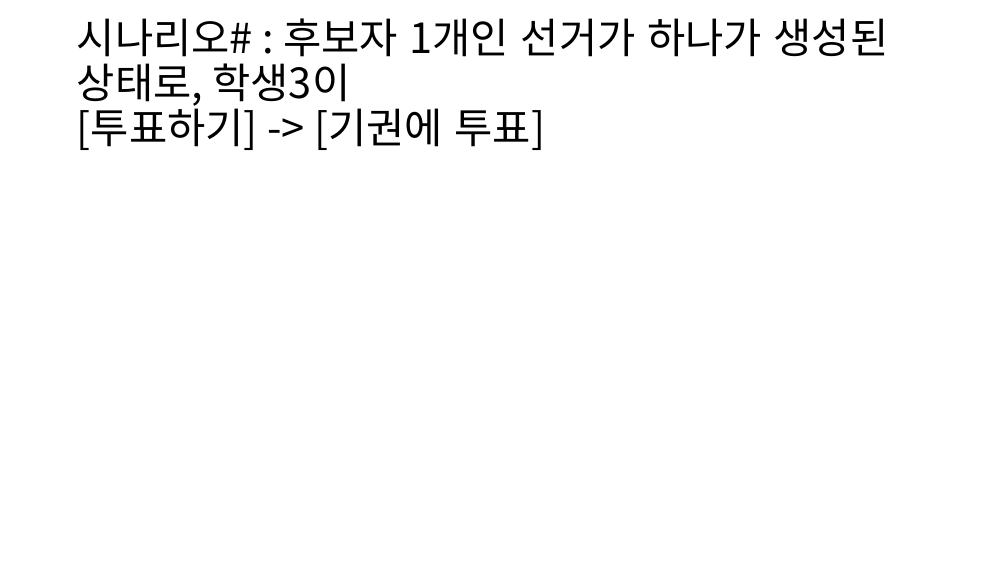
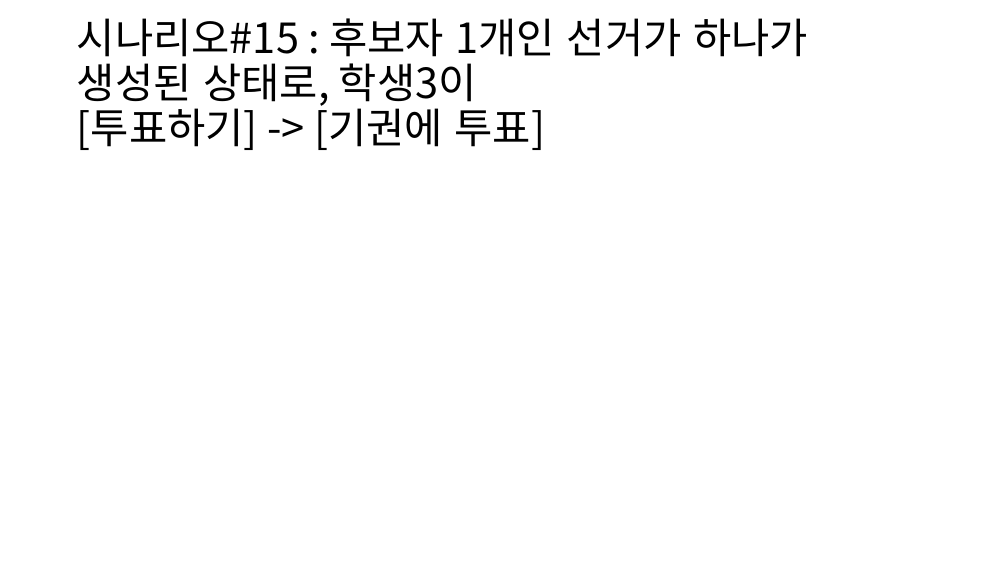
Before and after one commit to BL-UCKSS/evote-project, a slide deck: slide 26 of Document/Testcase/Testcase #1.pptx (slide 23 before the commit). Drawn at 1008x567 pixels with LibreOffice and Linux fonts; fonts in the diff are those of the drawing. Boxes give left, top, right and bottom in pixels: in the first picture for what was removed or moved away, otherwise in the second. Text is boxed around its words. In the diff, an @@ line names an element or a change of style, - is before the commit and + after.

```diff
--- a/Document/Testcase/Testcase #1.pptx
+++ b/Document/Testcase/Testcase #1.pptx
@@ title at [77,18,808,150]: text changed @@
-시나리오# : 후보자 1개인 선거가 하나가 생성된 상태로, 학생3이
-[투표하기] -> [기권에 투표]
+시나리오#15 : 후보자 1개인 선거가 하나가 생성된 상태로, 학생3이
+[투표하기] -> [기권에 투표]
```
Also in this commit, not shown: 1 other slide changed, 3 slides added, 1 other file.
